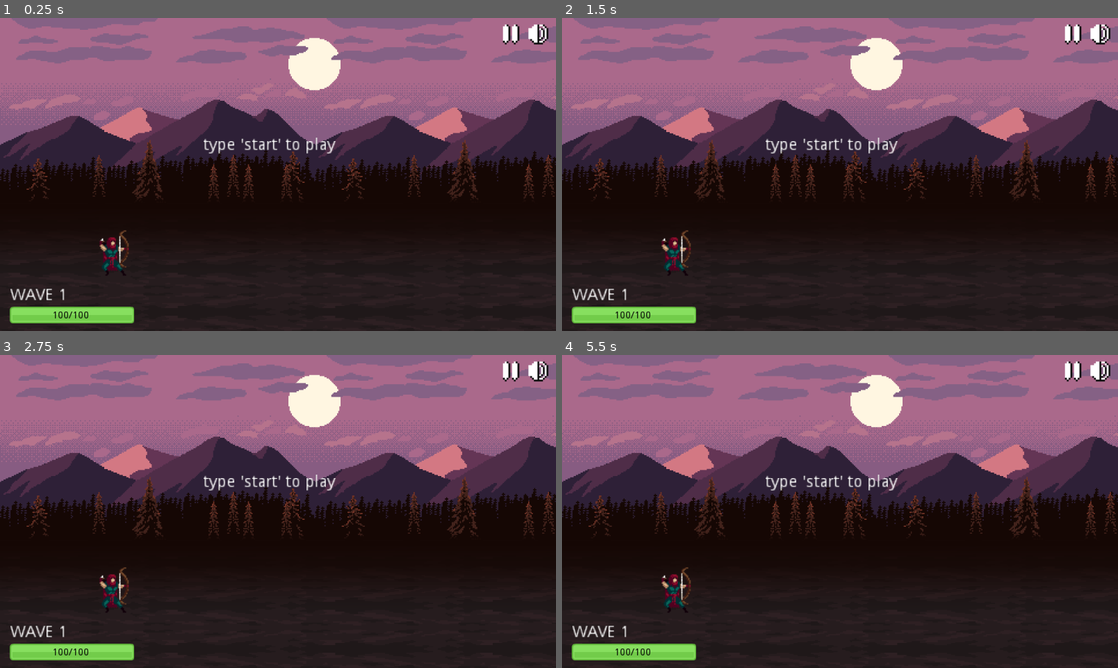
Above: before the commit, frames 1-4 (two rows, left to right).
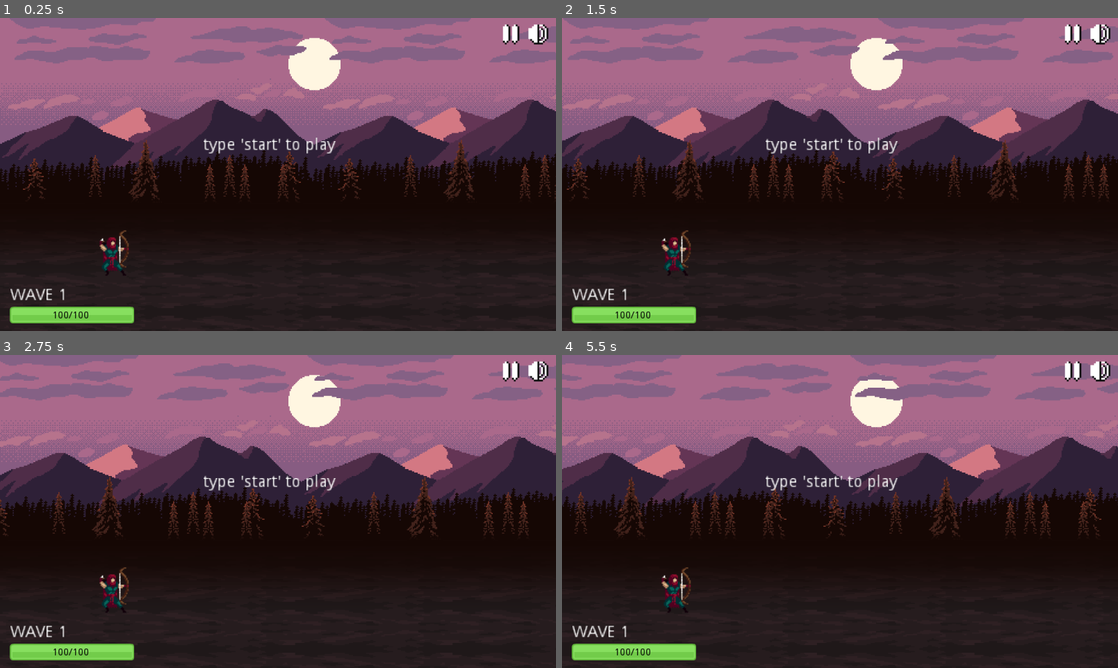
Above: after the commit, the same moments.

Repository: ACubed/Archetype
Game: Godot game, scene res://Scenes/World.tscn
The game is run twice, just before and just after one commit, with the same random seed, the same clock (stepped at 60 frames per second) and the same inputs. Sound files missing from this copy of the repository are replaced by a short silence.
Inputs:
- Up to frame 1 (0.25 s): no input
- Up to frame 2 (1.5 s): tap Enter at 0.5, 0.6 s; tap Space at 0.77 s; tap Backspace at 1.35 s
- Up to frame 3 (2.75 s): tap Space at 1.52 s; tap Enter at 2.1 s
- Up to frame 4 (5.5 s): tap Backspace at 2.85, 4.35 s; tap Space at 3.02, 3.77, 4.52 s; tap Enter at 3.6, 5.1 s

The runs differ from the first frame. In frame 1, 4.5% of the frame differs, in the area x 0-100%, y 0-58%; in frame 2, 9.7%; in frame 3, 13%; in frame 4, 18%.
Error after the commit: Parse Error: Can't preload resource at path: res://Scenes/powerup.tscn (res://Scripts/main.gd:20)

Commit message:
Add powerup logic

Diff:
--- a/Scripts/enemy.gd
+++ b/Scripts/enemy.gd
@@ -9,6 +9,7 @@
 onready var prompt_text = prompt.text
 
 onready var file_manager = preload("file_manager.gd").new()
+
 onready var words_dict = file_manager.dict
 var min_len = 3
 var max_len = 4
@@ -23,6 +24,7 @@
 var initial_speed = 0
 var archer_moving = true
 var sfx_controller = null
+var powerup = false
 
 func init(d: int, s: float, min_word_length: int, max_word_length: int, sfx: Node) -> void:
 	randomize()
--- a/Scripts/main.gd
+++ b/Scripts/main.gd
@@ -9,6 +9,7 @@
 const MAX_VOLUME = -7.0
 const MIN_VOLUME = -40.0
 const DIMINISHED_VOLUME = -10.0
+const POWER_UP_SPAWN_RATE = .04 # 1 = 100%
 
 # preload scripts
 var Enemy = preload("res://Scenes/enemy.tscn")
@@ -16,6 +17,7 @@
 var green_health = preload("res://Images/barHorizontal_green.png")
 var yellow_health = preload("res://Images/barHorizontal_yellow.png")
 var red_health = preload("res://Images/barHorizontal_red.png")
+var powerup = preload("res://Scenes/powerup.tscn")
 
 # onready variables
 onready var archer_container = $archer
@@ -58,6 +60,10 @@
 var prev_enemy = null
 var archer_running = false
 var music_off = false
+var powerups = ["health", "nuke"]
+var last_powerup_round = 0
+var holding_health = false
+var holding_nuke = false
 
 # export variables
 export (int) var current_wave = 1
@@ -92,6 +98,7 @@
 		if enemy == null:
 			continue
 		enemy.taunt()
+		delete_enemy(enemy)
 
 	sfx_controller.play_enemy_death_sound()
 	# play death animation
@@ -119,6 +126,8 @@
 	process_sliding_audio()
 	if started and not game_over:
 		for enemy in enemy_floor.get_children():
+			if enemy.powerup:
+				continue
 			if enemy == null or enemy.dead:
 				continue
 			if abs(enemy.global_position.x - archer_position) <= enemy.offset:
@@ -157,7 +166,23 @@
 		if typed_buffer == "restart":
 			get_tree().reload_current_scene()
 	else:
+		if typed_buffer == "health" && holding_health:
+			use_health()
+			typed_buffer = ""
+			buffer_label.text = typed_buffer
+			holding_health = false
+			return
+		elif typed_buffer == "nuke" && holding_nuke:
+			typed_buffer = ""
+			buffer_label.text = typed_buffer
+			use_nuke()
+			holding_nuke = false
+			return
+
 		for enemy in enemy_floor.get_children():
+			if enemy.powerup:
+				process_powerup(enemy)
+				continue
 			if enemy == null or enemy.dead or enemy.dying:
 				continue
 			var prompt = enemy.get_prompt()
@@ -170,10 +195,15 @@
 				yield(sprite, "animation_finished")
 
 				# actually kill the enemy now
-				if prev_enemy != null:
-					prev_enemy.die()
-				if enemy != null:
-					enemy.die()
+				if prev_enemy == enemy:
+					delete_enemy(enemy)
+					prev_enemy = null
+					enemy = null
+				else:
+					if prev_enemy != null:
+						delete_enemy(prev_enemy)
+					if enemy != null:
+						delete_enemy(enemy)
 
 				start_running()
 
@@ -216,6 +246,9 @@
 	wave_complete_label.visible = true
 	spawn_timer.stop()
 
+	for enemy in enemy_floor.get_children():
+		enemy.die()
+
 	# wait 5 seconds
 	var t = Timer.new()
 	t.set_wait_time(5)
@@ -272,7 +305,9 @@
 			bg.start_scrolling()
 
 	for enemy in enemy_floor.get_children():
-		if enemy == null or enemy.dead or enemy.attacking:
+		if enemy.powerup:
+			pass
+		elif enemy == null or enemy.dead or enemy.attacking:
 			continue
 		enemy.archer_running()
 
@@ -326,7 +361,7 @@
 	if sprite.animation == "Attack":
 		sprite.set_frame(0)
 		if prev_enemy != null:
-			prev_enemy.die()
+			delete_enemy(prev_enemy)
 
 	sfx_controller.play_archer_attack_sound()
 	sprite.play("Attack")
@@ -337,10 +372,91 @@
 	if enemies_killed == 1:
 		audio_on_enemy_first_killed()
 
+func delete_enemy(enemy):
+	if last_powerup_round != current_wave:
+		check_powerup(enemy)
+	enemy.die()
+
+############################
+# POWER UP
+############################
+func check_powerup(enemy):
+	randomize()
+	var rand_perc = randf()
+	if rand_perc <= POWER_UP_SPAWN_RATE:
+		last_powerup_round = current_wave
+		spawn_powerup(enemy)
+
+func spawn_powerup(enemy):
+	randomize()
+	var index = randi() % powerups.size()
+	print("Spawning powerup ", powerups[index])
+	var powerup_instance = powerup.instance()
+	powerup_instance.position.x = enemy.position.x
+	powerup_instance.position.y = enemy.position.y
+	powerup_instance.get_node("sprite").play(powerups[index])
+	powerup_instance.get_node("label").parse_bbcode(str("[center]", powerups[index], "[/center]"))
+	enemy_floor.add_child(powerup_instance)
+
+func process_powerup(powerup):
+	var prompt = powerup.get_prompt()
+	if prompt == typed_buffer:
+		# clear buffer
+		typed_buffer = ""
+		buffer_label.text = typed_buffer
+		if sprite.animation == "Attack":
+			sprite.set_frame(0)
+			if prev_enemy != null:
+				delete_enemy(prev_enemy)
+		sprite.play("Attack")
+		sfx_controller.play_archer_attack_sound()
+		yield(sprite, "animation_finished")
+		if powerup != null:
+			powerup.queue_free()
+		if prompt == "health":
+			give_health()
+		elif prompt == "nuke":
+			give_nuke()
+
+func give_health():
+	holding_health = true
+	$toolbar/health.visible = true
+
+func give_nuke():
+	holding_nuke = true
+	$toolbar/nuke.visible = true
+
+func use_health():
+	$toolbar/health.visible = false
+	var base_health_increase = 50
+	if archer_obj.health + base_health_increase > 100:
+		archer_obj.health = 100
+	else:
+		archer_obj.health += base_health_increase
+	check_health()
+	holding_health = false
+
+func use_nuke():
+	$toolbar/nuke.visible = false
+	for enemy in enemy_floor.get_children():
+		if enemy.powerup:
+			continue
+		elif enemy.attacking or enemy.dead:
+			continue
+		enemies_killed += 1
+		enemy.die()
+		if enemies_killed >= current_wave_size:
+			total_enemies_killed += enemies_killed
+			enemies_killed = 0
+			stop_wave()
+			break
+	holding_nuke = false
+
 ############################
 # ANIMATION
 ############################
 func _on_archer_sprite_animation_finished():
+	sprite.play("Run")
 	pass
 
 ############################
--- /dev/null
+++ b/Scripts/powerup.gd
@@ -0,0 +1,18 @@
+extends Node2D
+
+var archer_moving = true
+var powerup = true
+
+# Mode when the player has stopped moving in this direction.
+func archer_stopped():
+	archer_moving = false
+
+# Mode when the player is moving toward this enemy.
+func archer_running():
+	archer_moving = true
+
+func get_prompt():
+	return $label.text
+
+func die():
+	queue_free()
